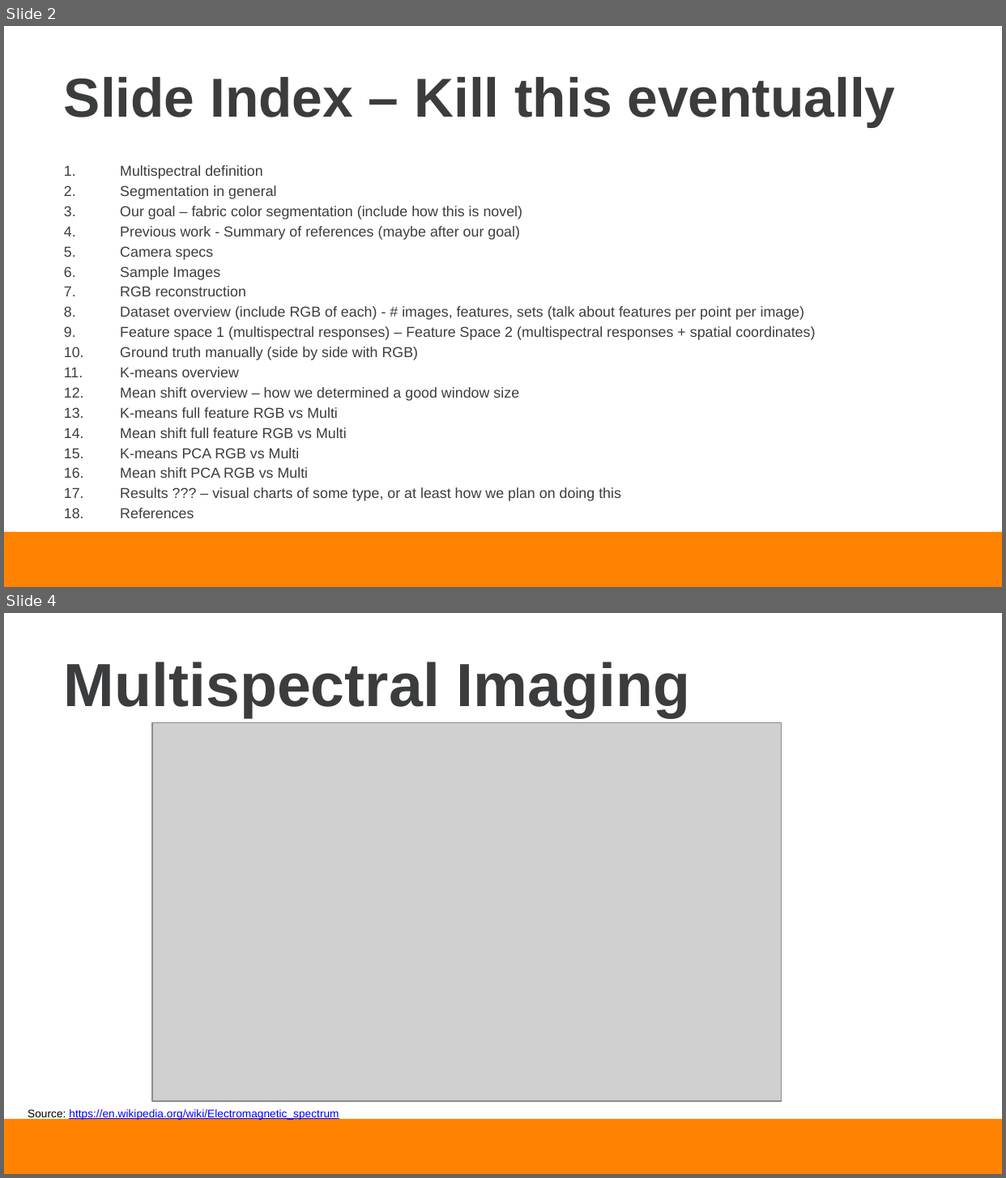
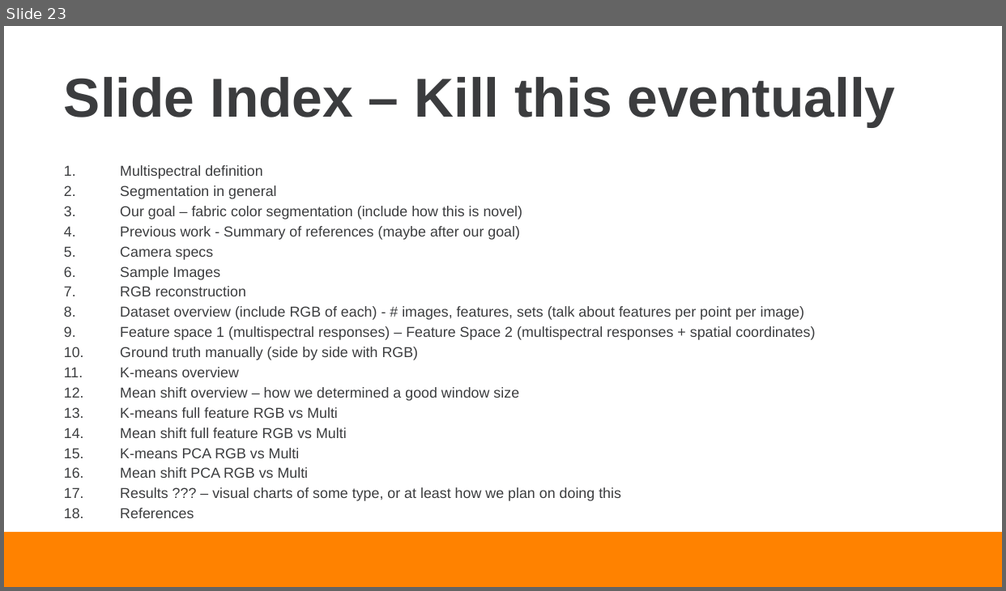
Before and after one commit to dcc3/ECE491_Final_Project, a slide deck: Documentation/Cornett_Leach_Presentation.pptx. Shown one above the other, each under a label of ours: slides 2 and 4 before the commit, slide 23 after it; the slides between them are not shown. The pictures are 1006x1178 and 1006x591 pixels, drawn with LibreOffice and Linux fonts; fonts in the diff are those of the drawing; grey boxes stand for pictures; background and template pictures are left out. Boxes give left, top, right and bottom in pixels: in the first picture for what was removed or moved away, otherwise in the second. Text is boxed around its words. In the diff, an @@ line names an element or a change of style, - is before the commit and + after.

```diff
--- a/Documentation/Cornett_Leach_Presentation.pptx
+++ b/Documentation/Cornett_Leach_Presentation.pptx
@@ slide 4 removed at bbox=[4, 613, 1002, 1174], background #FFFFFF; not listed: 1 template element that a slide beside it also shows @@
@@ title removed at bbox=[64, 662, 690, 717] @@
-Multispectral Imaging
@@ picture removed at bbox=[153, 723, 782, 1101] @@
@@ text removed at bbox=[27, 1110, 339, 1120] @@
-Source: https://en.wikipedia.org/wiki/Electromagnetic_spectrum
@@ what was slide 2 is now slide 23 @@
```
Also in this commit, not shown: 2 slides changed, 17 slides added, 1 other slide removed, 22 other files.
